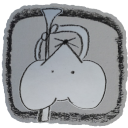
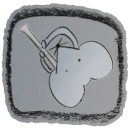
The second w=128, h=128 image is a revision of the first. Changes to its layers:
renamed "Pasted Layer copy" to "Pasted Layer copy #1", painted on it over (x1=18, y1=7, x2=114, y2=124)
